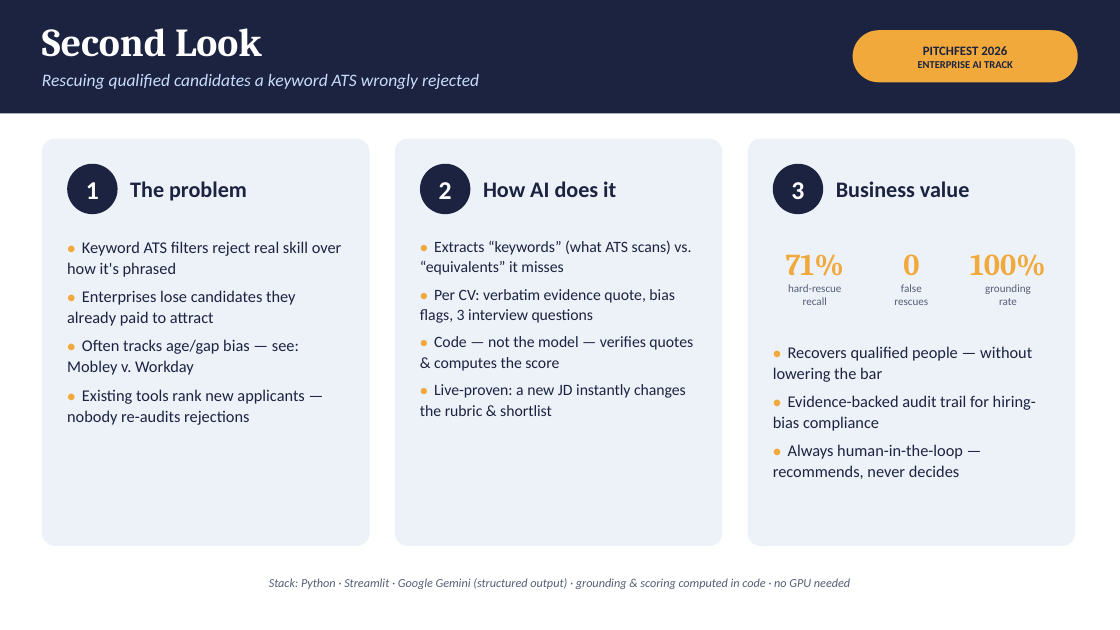
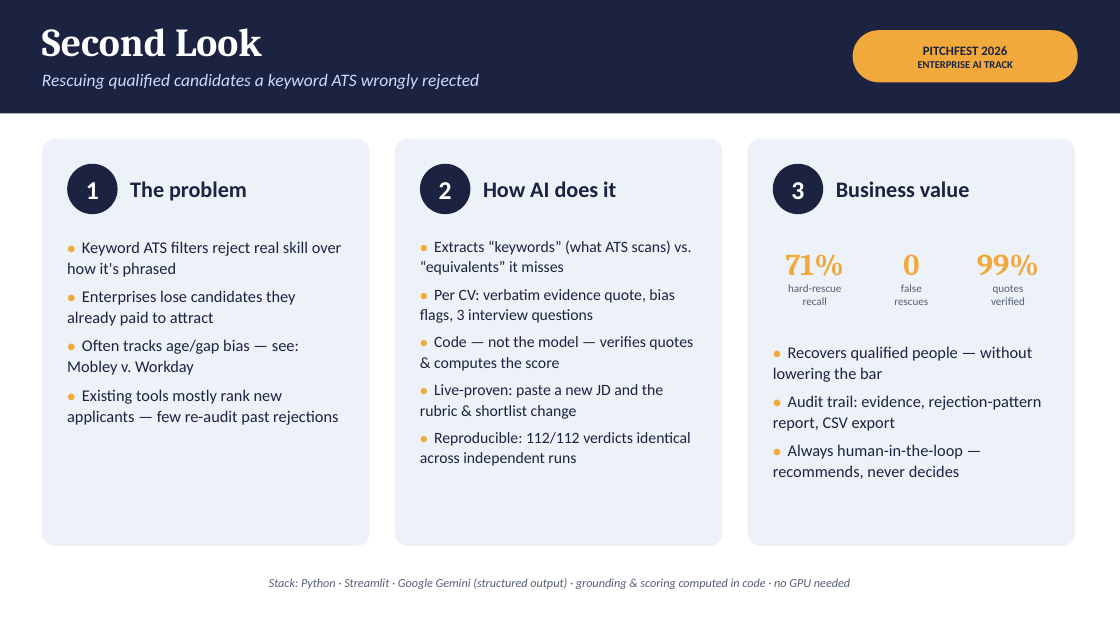
Before and after one commit to zollyzeus/PitchFestBuild, a slide deck: slide 1 of Second_Look_One_Pager.pptx. Drawn at 1120x630 pixels with LibreOffice and Linux fonts; fonts in the diff are those of the drawing. Boxes give left, top, right and bottom in pixels: in the first picture for what was removed or moved away, otherwise in the second. Text is boxed around its words. In the diff, an @@ line names an element or a change of style, - is before the commit and + after.

```diff
--- a/Second_Look_One_Pager.pptx
+++ b/Second_Look_One_Pager.pptx
@@ text at [977, 254, 1039, 276]: text changed @@
-100%
+99%
@@ text at [991, 285, 1025, 305]: text changed @@
-grounding
-rate
+quotes
+verified
@@ text at [67, 389, 338, 425]: text changed @@
-● Existing tools rank new applicants — nobody re-audits rejections
+● Existing tools mostly rank new applicants — few re-audit past rejections
@@ text at [420, 384, 691, 466]: text changed @@
-● Live-proven: a new JD instantly changes the rubric & shortlist
+● Live-proven: paste a new JD and the rubric & shortlist change
+● Reproducible: 112/112 verdicts identical across independent runs
@@ text at [773, 395, 1042, 431]: text changed @@
-● Evidence-backed audit trail for hiring-bias compliance
+● Audit trail: evidence, rejection-pattern report, CSV export
```
Also in this commit, not shown: 19 other files.
